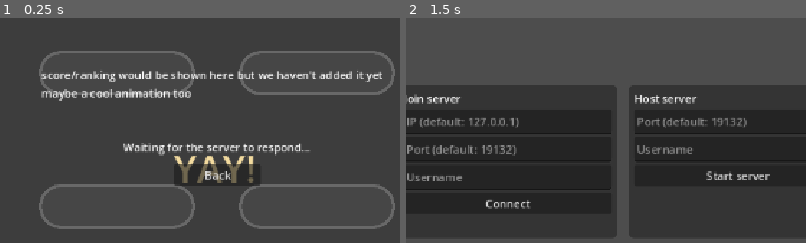
Above: before the commit, frames 1-2 (left to right).
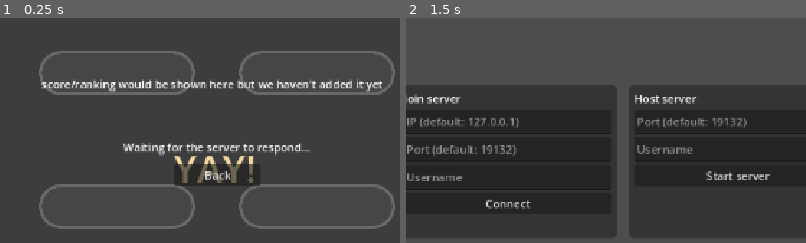
Above: after the commit, the same moments.

Repository: dairycultist/web-party-game
Game: Godot game, scene res://scenes/networked.tscn
Two runs of this game, one before a commit and one after it. Both use one fixed random seed, a clock stepped at 60 frames per second and the inputs below. This scene is started directly instead of the project's main scene.
Inputs (mouse positions are % of the whole screen's width and height, from its top left):
- Up to frame 1 (0.25 s): no input
- Up to frame 2 (1.5 s): click (15, 98) at 0.52 s; type "12" at 0.6 s; click "Back" at 1.25 s
The pictures show only the part of the screen within x 23-73%, y 18-68%; the shares and areas given below are measured in that part.

The runs differ from the first frame. In frame 1, 4.2% of the frame differs, in the area x 10-96%, y 23-37%; in frame 2, nothing differs.
Error in both runs: Invalid access to property or key 'peer_connected' on a base object of type 'Nil'. (res://network.gd:112)

Commit message:
Cleanup

Diff:
--- a/client/client.gd
+++ b/client/client.gd
@@ -48,7 +48,7 @@
 			$HUD/Chat/ChatEntry.grab_focus()
 
 @rpc("any_peer", "call_remote", "reliable", 0)
-func _end_round():
+func _end_round(_next_scene_to_preload, _player_start_x: float, _player_start_y: float):
 	$RoundAnimation.current_animation = "end_round"
 
 @rpc("any_peer", "call_remote", "reliable", 0)
--- a/scenes/networked.tscn
+++ b/scenes/networked.tscn
@@ -321,8 +321,7 @@
 offset_bottom = -101.0
 grow_horizontal = 2
 grow_vertical = 2
-text = "score/ranking would be shown here but we haven't added it yet
-maybe a cool animation too"
+text = "score/ranking would be shown here but we haven't added it yet"
 
 [node name="MultiplayerSynchronizer" type="MultiplayerSynchronizer" parent="Client/HUD" unique_id=1813064944]
 replication_config = SubResource("SceneReplicationConfig_dw0sb")
--- a/server/server.gd
+++ b/server/server.gd
@@ -10,24 +10,33 @@
 # determines what scene to initialize with, what player modifications to initialize
 # with, how long the timer should be, the intro blurb, how to score points at the end, etc
 
-var _round_timer := 3.0
-var _in_round = false
+var _round_timer: float
+var _in_round: bool
 var _possible_rounds: Array[Dictionary] = [
 	{
 		"blurb": "TEST!",
-		"time": 12
+		"time": 8
 	},
 	{
 		"blurb": "STACK!",
-		"time": 6
+		"time": 3
 	},
 ]
+
+var _curr_round: Dictionary
 
 func _enter_tree() -> void:
 	Network.connect_to_server_signal(
 		_on_peer_connected,
 		_on_peer_disconnected
 	)
+
+func _ready() -> void:
+
+	_in_round = false
+
+	_round_timer = 3.0
+	_curr_round = _possible_rounds.pick_random()
 
 func _process(delta: float) -> void:
 
@@ -38,12 +47,13 @@
 		if _in_round:
 			# ending/going out of a round
 			_round_timer = 3
-			_end_round.rpc()
+			_curr_round = _possible_rounds.pick_random()
+			# TODO have to RPC each client individually
+			_end_round.rpc(null, 0, 0)
 		else:
 			# starting new round
-			var nextRound = _possible_rounds.pick_random()
-			_round_timer = nextRound.get("time")
-			$HUD/BlurbLabel.text = nextRound.get("blurb")
+			_round_timer = _curr_round.get("time")
+			$HUD/BlurbLabel.text = _curr_round.get("blurb")
 			_start_round.rpc()
 
 		_in_round = not _in_round
@@ -57,11 +67,11 @@
 	pass
 
 @rpc("any_peer", "call_remote", "reliable", 0)
-func _end_round():
+func _end_round(_next_scene_to_preload, _player_start_x: float, _player_start_y: float):
 	pass
 
 @rpc("any_peer", "call_remote", "reliable", 0)
-func _start_round(): # should pass what roundScene to load and where to place the client's player
+func _start_round():
 	pass
 
 # need to consume RPCs clients send between each other even if we do nothing with them
